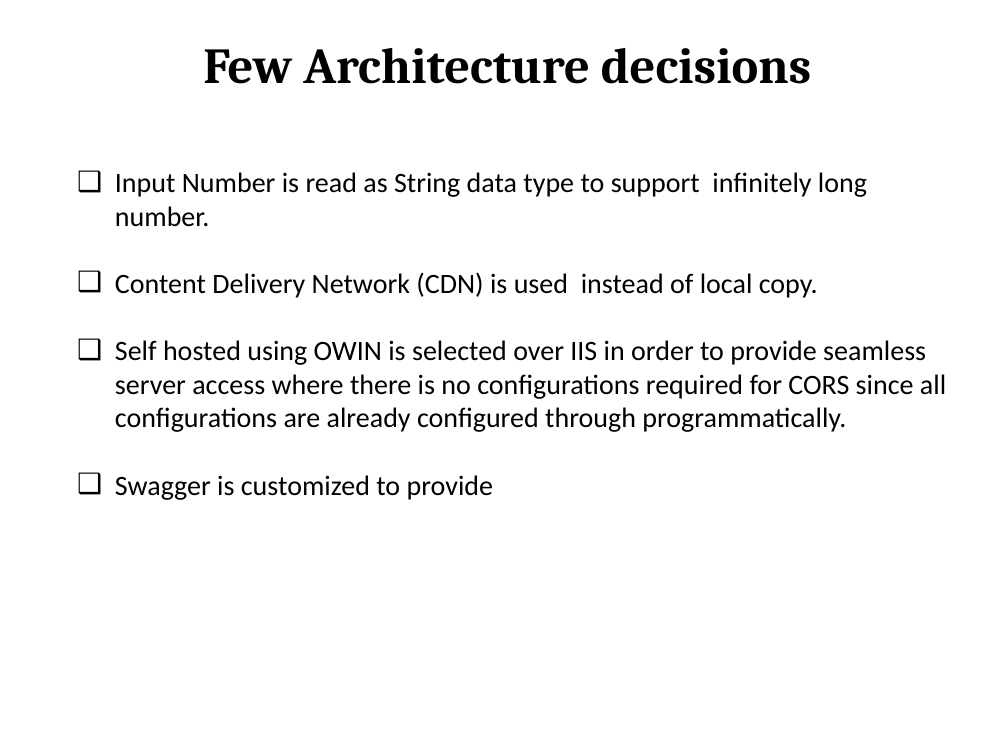
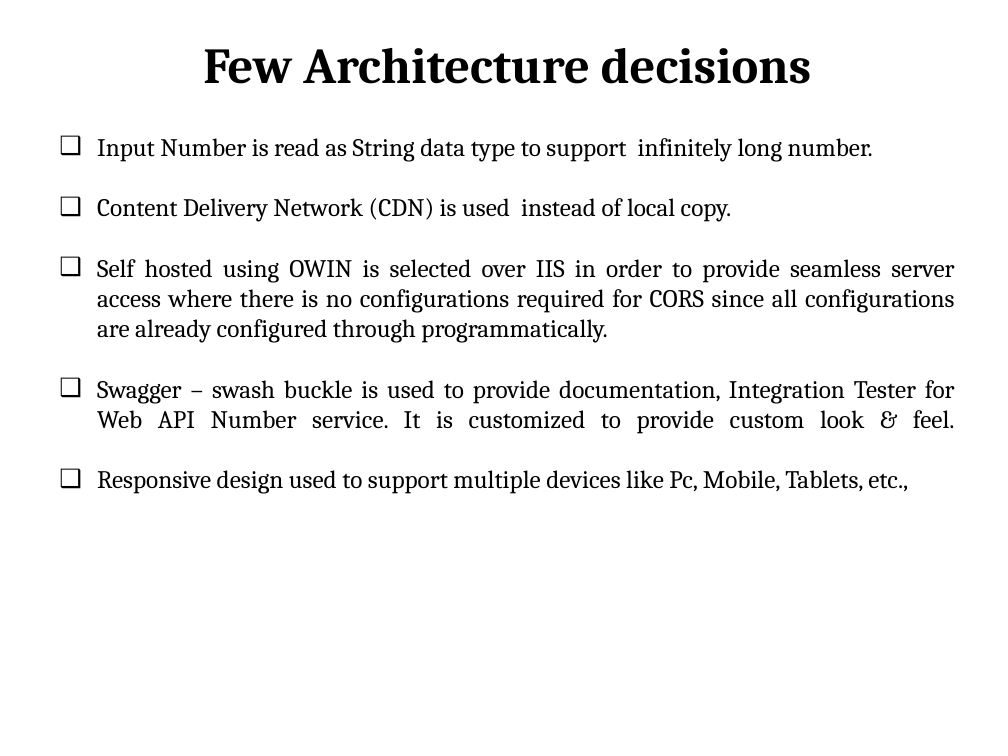
Before and after one commit to Shanmugaks/DTA, a slide deck: slide 8 of Documents/Shanmuga_Assignment.pptx. Drawn at 1008x756 pixels with LibreOffice and Linux fonts; fonts in the diff are those of the drawing. Boxes give left, top, right and bottom in pixels: in the first picture for what was removed or moved away, otherwise in the second. Text is boxed around its words. In the diff, an @@ line names an element or a change of style, - is before the commit and + after.

Commit message:
updated PPT

```diff
--- a/Documents/Shanmuga_Assignment.pptx
+++ b/Documents/Shanmuga_Assignment.pptx
@@ text "Input Number is read as ...": place and size @@
-text "Input Number is read as ..." at (115,172,946,500)
+text "Input Number is read as ..." at (97,138,955,494)
@@ text at (97,138,954,343): size 20 to 18 pt, font Calibri to Cambria in "Input Number is read as String data ...", "Content Delivery Network (CDN) is used instead ...", "Self hosted using OWIN is selected over ..."; alignment left to justified @@
@@ text at (97,380,955,494): text changed; size 20 to 18 pt; font Calibri to Cambria @@
-❑ Swagger is customized to provide
+❑ Swagger – swash buckle is used to provide documentation, Integration Tester for Web API Number service. It is customized to provide custom look & feel.
+❑ Responsive design used to support multiple devices like Pc, Mobile, Tablets, etc.,
```
Also in this commit, not shown: 9 other slides changed, 4 slides added.
